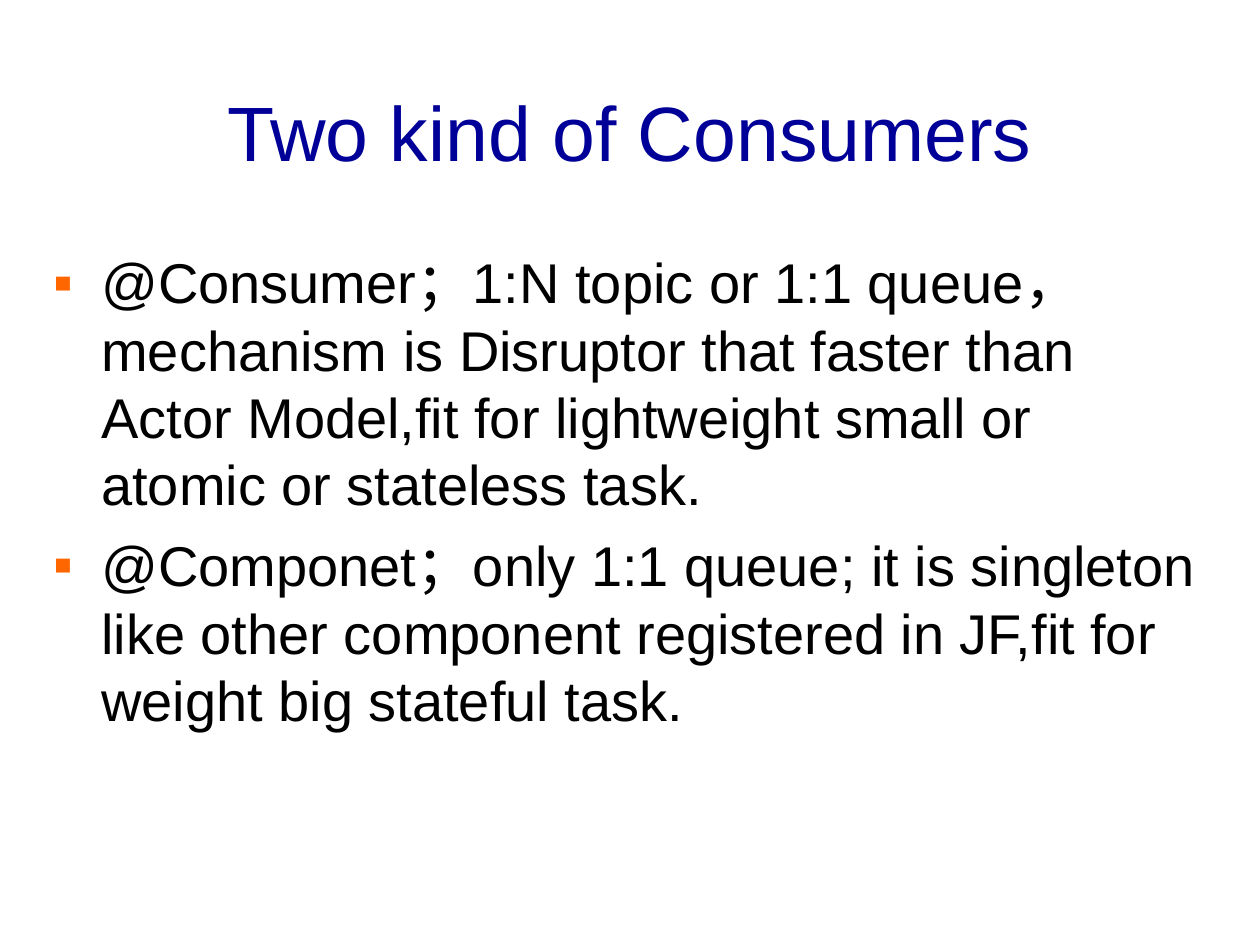
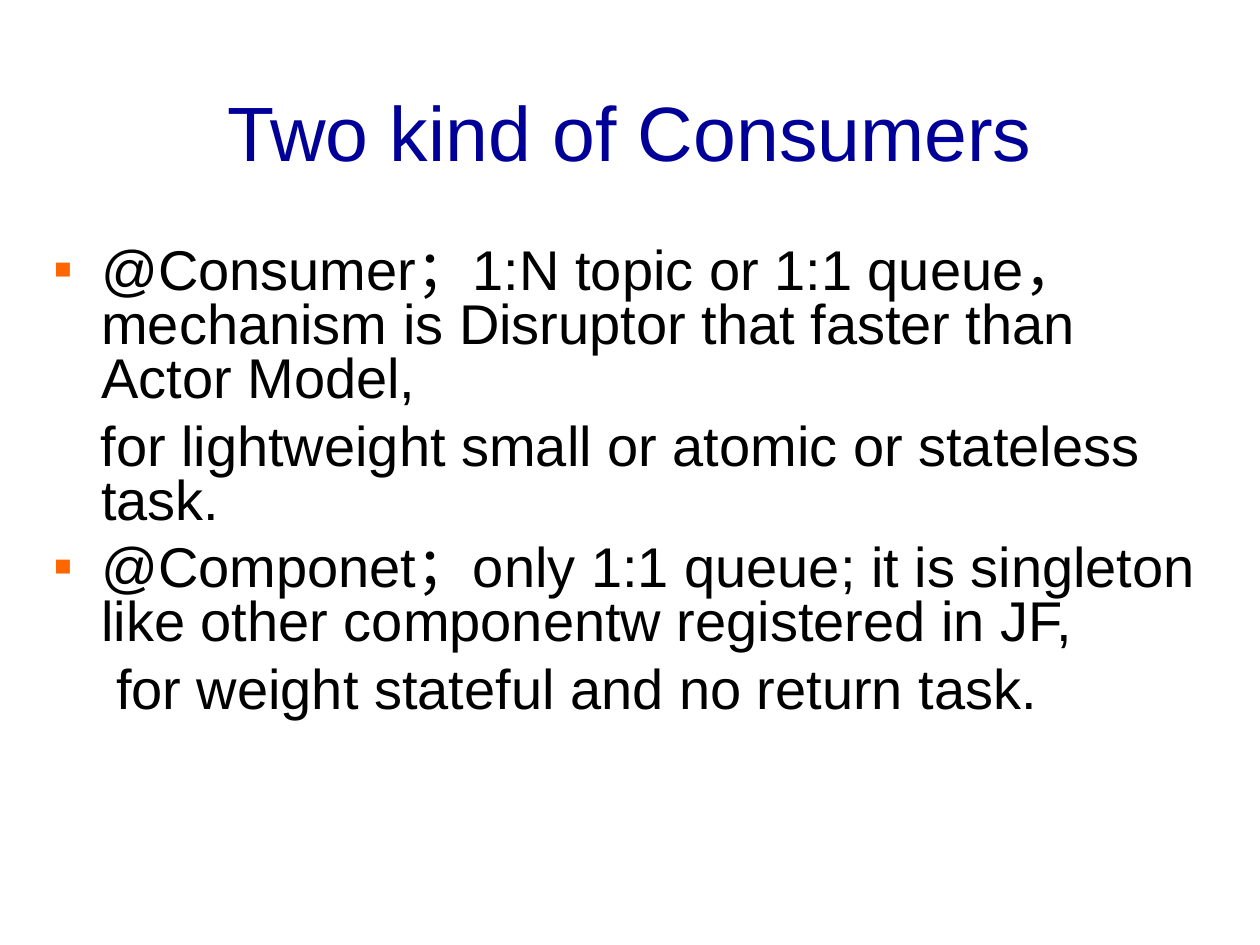
Before and after one commit to banq/jdonframework, a slide deck: slide 22 of doc/english/JdonFramework.ppt (slide 19 before the commit). Drawn at 1260x945 pixels with LibreOffice and Linux fonts; fonts in the diff are those of the drawing; background and template pictures are left out. Boxes give left, top, right and bottom in pixels: in the first picture for what was removed or moved away, otherwise in the second. Text is boxed around its words. In the diff, an @@ line names an element or a change of style, - is before the commit and + after.

```diff
--- a/doc/english/JdonFramework.ppt
+++ b/doc/english/JdonFramework.ppt
@@ text at (101, 249, 1195, 720): text changed @@
-▪ @Consumer；1:N topic or 1:1 queue，mechanism is Disruptor that faster than Actor Model,fit for lightweight small or atomic or stateless task.
-▪ @Componet；only 1:1 queue; it is singleton like other component registered in JF,fit for weight big stateful task.
+▪ @Consumer；1:N topic or 1:1 queue，mechanism is Disruptor that faster than Actor Model,
+for lightweight small or atomic or stateless task.
+▪ @Componet；only 1:1 queue; it is singleton like other componentw registered in JF,
+for weight stateful and no return task.
```
Also in this commit, not shown: 9 other slides changed, 6 slides added, 1 slide removed, 13 other files.
